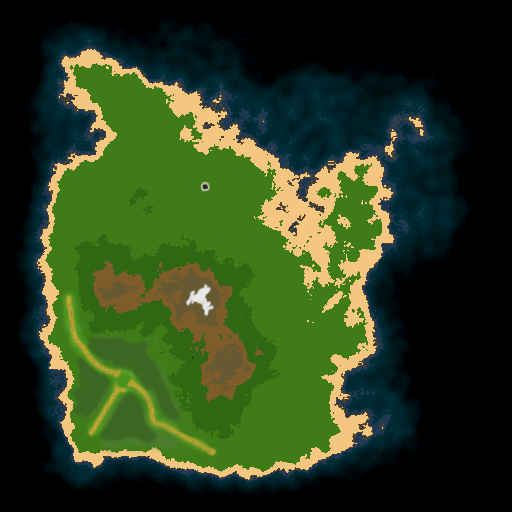
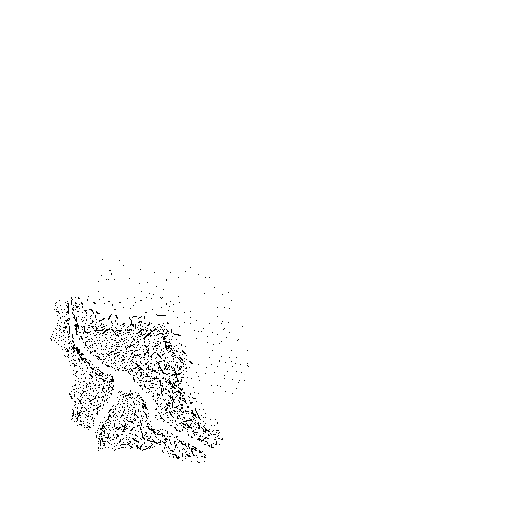
Layers edited between the first and the second (512, 512) image:
showed "Trees", painted on it over [50, 259, 249, 463]
hid "Extra_Paint" over [58, 181, 219, 461]
hid "Layer 1" over [0, 0, 512, 512]
